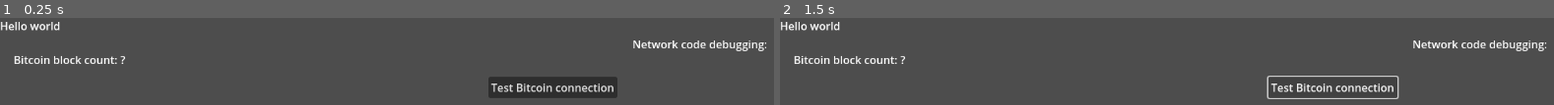
Above: before the commit, frames 1-2 (left to right).
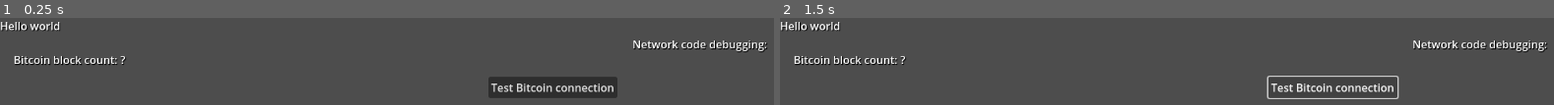
Above: after the commit, the same moments.

Repository: LayerTwo-Labs/BitWindow
Game: Godot game, scene res://scene/main_window.tscn
Same seed, same stepped clock (60 frames per second), same inputs: the game is played once before the commit and once after it.
Inputs:
- Up to frame 1 (0.25 s): no input
- Up to frame 2 (1.5 s): tap Enter at 0.5 s; click "Test Bitcoin connection" at 1.25 s

The runs differ from the first frame. In frame 1, 1.2% of the frame differs, in the area x 0-100%, y 5-54%; in frame 2, 1.2%.

Commit message:
Update theme, add flat style box theme

Diff:
--- a/BitWindow/project.godot
+++ b/BitWindow/project.godot
@@ -18,4 +18,4 @@
 
 [gui]
 
-theme/custom="res://theme.tres"
+theme/custom="res://theme/theme.tres"
--- a/BitWindow/theme.tres
+++ /dev/null
@@ -1,3 +0,0 @@
-[gd_resource type="Theme" format=3 uid="uid://bp66o0ssq170d"]
-
-[resource]
--- /dev/null
+++ b/BitWindow/theme/background_flat_style_box.tres
@@ -0,0 +1,12 @@
+[gd_resource type="StyleBoxFlat" format=3 uid="uid://do3pgd68vga3c"]
+
+[resource]
+content_margin_left = 8.0
+content_margin_top = 8.0
+content_margin_right = 8.0
+content_margin_bottom = 8.0
+bg_color = Color(0, 0, 0, 0.207843)
+corner_radius_top_left = 8
+corner_radius_top_right = 8
+corner_radius_bottom_right = 8
+corner_radius_bottom_left = 8
--- /dev/null
+++ b/BitWindow/theme/theme.tres
@@ -0,0 +1,5 @@
+[gd_resource type="Theme" format=3 uid="uid://bp66o0ssq170d"]
+
+[resource]
+Label/colors/font_outline_color = Color(0, 0, 0, 1)
+Label/colors/font_shadow_color = Color(0, 0, 0, 1)
